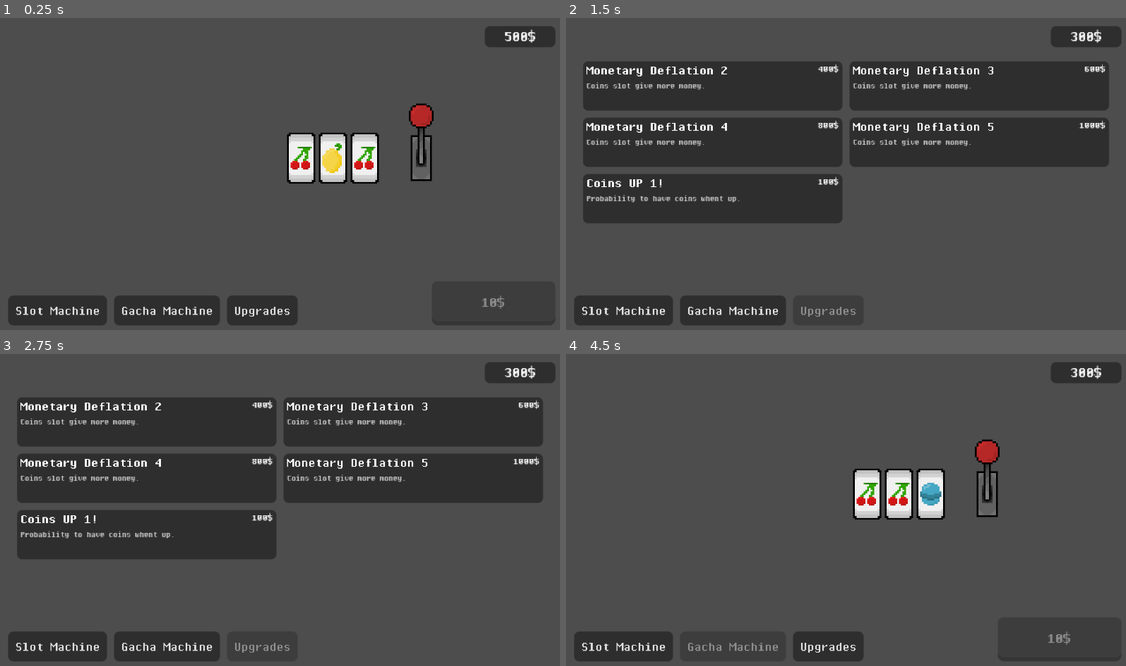
Above: before the commit, frames 1-4 (two rows, left to right).
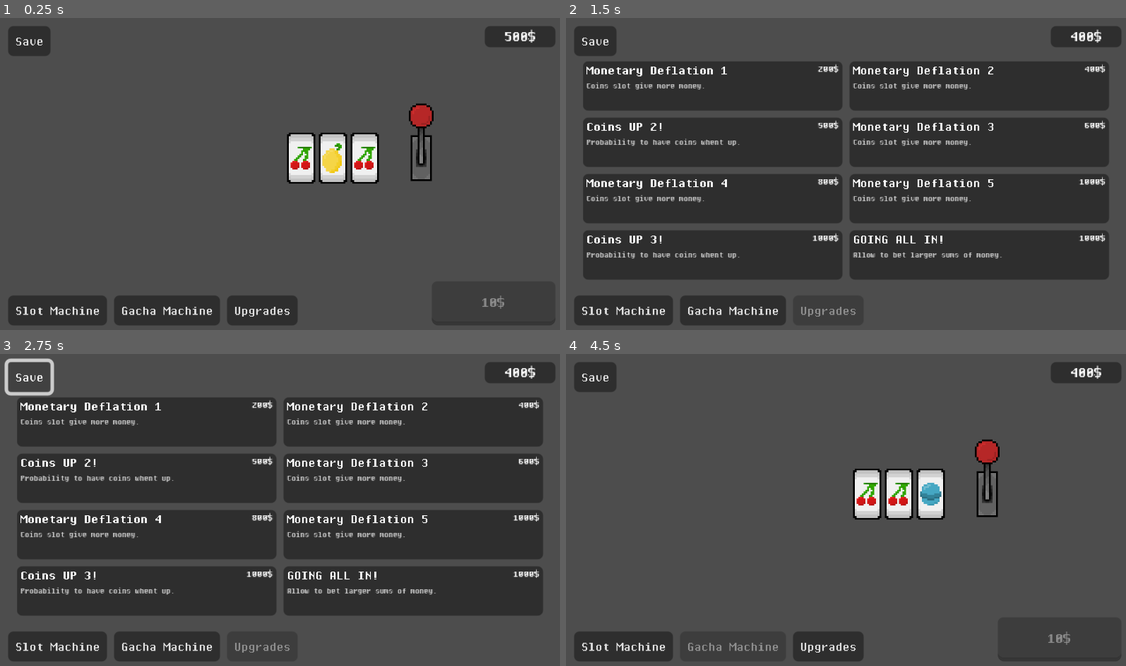
Above: after the commit, the same moments.

Repository: Animo105/gamble
Game: Godot game, scene res://Slot machine/slot_machine.tscn
Two runs of this game, one before a commit and one after it. Both use one fixed random seed, a clock stepped at 60 frames per second and the inputs below.
Inputs (mouse positions are in pixels of both pictures, inside the frame that each line leads up to):
- Up to frame 1 (0.25 s): no input
- Up to frame 2 (1.5 s): click "Upgrades" at 0.5 s; click (711, 86) at 1.27 s
- Up to frame 3 (2.75 s): click (28, 375) at 2 s, where only the run after the commit has a clickable "Save"
- Up to frame 4 (4.5 s): click "Slot Machine" at 2.75 s; click (594, 375) at 3.5 s, where only the run after the commit has a clickable "Save"; click "Gacha Machine" at 4.25 s

The runs differ from the first frame. In frame 1, 0.7% of the frame differs, in the area x 1-9%, y 2-13%; in frame 2, 23%, in the area x 1-97%, y 2-84%; in frame 3, 22%; in frame 4, 0.7%.

Commit message:
Saving is so bad it's nearly a gambling feature

Diff:
--- a/Autoloads/HUD/hud.tscn
+++ b/Autoloads/HUD/hud.tscn
@@ -57,6 +57,16 @@
 theme_override_font_sizes/font_size = 8
 text = "Upgrades"
 
+[node name="save" type="Button" parent="."]
+offset_left = 5.0
+offset_top = 5.0
+offset_right = 29.0
+offset_bottom = 22.0
+theme_override_fonts/font = ExtResource("1_jis8a")
+theme_override_font_sizes/font_size = 8
+text = "Save"
+
 [connection signal="pressed" from="HBoxContainer/slot machine" to="." method="_on_slot_machine_pressed"]
 [connection signal="pressed" from="HBoxContainer/gacha machine" to="." method="_on_gacha_machine_pressed"]
 [connection signal="pressed" from="HBoxContainer/upgrades" to="." method="_on_upgrades_pressed"]
+[connection signal="pressed" from="save" to="." method="_on_save_pressed"]
--- a/Autoloads/HUD/hud_script.gd
+++ b/Autoloads/HUD/hud_script.gd
@@ -47,3 +47,7 @@
 	upgrades.disabled = true
 	upgrades.release_focus()
 	get_tree().change_scene_to_packed(UPGRADE_SHOP_SCENE)
+
+
+func _on_save_pressed() -> void:
+	SaveManager.save_data()
--- a/Autoloads/save_manager.gd
+++ b/Autoloads/save_manager.gd
@@ -1 +1,45 @@
 extends Node
+
+const SAVE_PATH : String = "user://data.json"
+const TEMP_PATH : String = "user://data.tmp"
+const BACKUP_PATH : String = "user://data.bak"
+
+func _ready() -> void:
+	load_data()
+
+func save_data():
+	print("saving")
+	var save_dic : Dictionary = {}
+	save_dic["money"] = Global.money
+	save_dic["bet amount"] = Global.bet_ammount
+	save_dic["upgrades"] = Global.upgrades_bought
+	save_dic["capsules"] = Global.capsules
+
+	var file = FileAccess.open(SAVE_PATH, FileAccess.WRITE)
+	if file:
+		file.store_string(JSON.stringify(save_dic))
+		file.close()
+	print("saved")
+
+func load_data():
+	if not FileAccess.file_exists(SAVE_PATH):
+		print("no data found, saving")
+		# check for backup, is not, save
+		save_data()
+	else:
+		var data : String
+		var file = FileAccess.open(SAVE_PATH, FileAccess.READ)
+		if file:
+			data = file.get_as_text()
+			file.close()
+			var save_dic : Dictionary= JSON.parse_string(data)
+			print(save_dic)
+			# load
+			if save_dic.has("money"): Global.money = save_dic["money"]
+			if save_dic.has("bet amount"): Global.bet_ammount = save_dic["bet amount"]
+			if save_dic.has("upgrades"):
+				for upgrade in save_dic["upgrades"]:
+					Global.upgrades_bought.append(int(upgrade))
+			if save_dic.has("capsules"):
+				for key in save_dic["capsules"]:
+					Global.capsules[key] = int(save_dic["capsules"][key])
--- a/Autoloads/upgrades_data.gd
+++ b/Autoloads/upgrades_data.gd
@@ -8,9 +8,25 @@
 	Upgrade.new(3, "Monetary Deflation 4", "Coins slot give more money.", 800, coin_value_upgrade),
 	Upgrade.new(4, "Monetary Deflation 5", "Coins slot give more money.", 1000, coin_value_upgrade),
 	Upgrade.new(5, "Coins UP 1!", "Probability to have coins whent up.", 100, coin_probability_upgrade),
+	Upgrade.new(6, "Coins UP 2!", "Probability to have coins whent up.", 500, coin_probability_upgrade),
+	Upgrade.new(7, "Coins UP 3!", "Probability to have coins whent up.", 1000, coin_probability_upgrade),
+	Upgrade.new(8, "GOING ALL IN!", "Allow to bet larger sums of money.", 1000, func():Global.is_bet_allowed = true),
 ]
 
-var upgrades_to_buy : Array[UpgradeButton] = []
+var upgrades_to_buy : Array[Upgrade] = []
+
+func update_array_to_buy():
+	for upgrade in upgrades:
+		if Global.upgrades_bought.has(upgrade.id):
+			continue
+		else:
+			upgrades_to_buy.append(upgrade.id)
+	upgrades_to_buy.sort_custom(func(a, b):return a.cost < b.cost)
+
+func _ready() -> void:
+	for upgrade in upgrades:
+		upgrades_to_buy.append(upgrade)
+	upgrades_to_buy.sort_custom(func(a, b):return a.cost < b.cost)
 
 class Upgrade:
 
--- a/Shop/upgrade_shop_script.gd
+++ b/Shop/upgrade_shop_script.gd
@@ -11,7 +11,7 @@
 
 # Called when the node enters the scene tree for the first time.
 func _ready() -> void:
-	for upgrade in UpgradesData.upgrades:
+	for upgrade in UpgradesData.upgrades_to_buy:
 		if Global.upgrades_bought.has(upgrade.id): continue
 		var button := create_button(upgrade.id, upgrade.cost)
 		print(button.upgrade_cost)
--- a/project.godot
+++ b/project.godot
@@ -20,6 +20,7 @@
 Global="*res://Autoloads/global.gd"
 SlotsData="*res://Autoloads/slots_data.gd"
 UpgradesData="*res://Autoloads/upgrades_data.gd"
+SaveManager="*res://Autoloads/save_manager.gd"
 Hud="*res://Autoloads/HUD/hud.tscn"
 
 [display]
